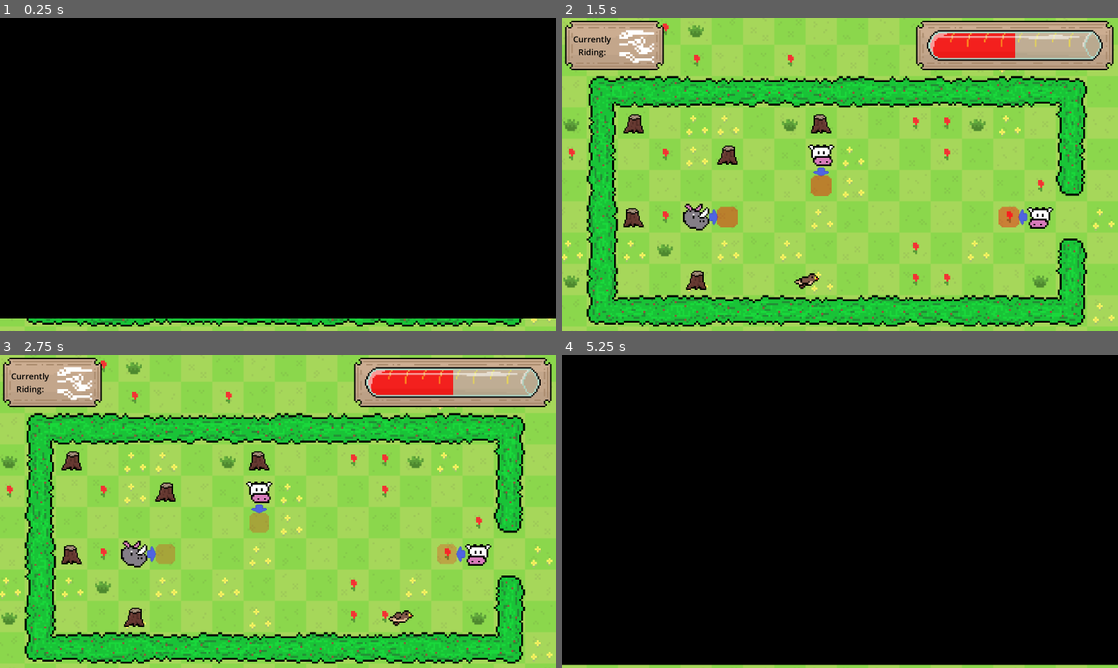
Above: before the commit, frames 1-4 (two rows, left to right).
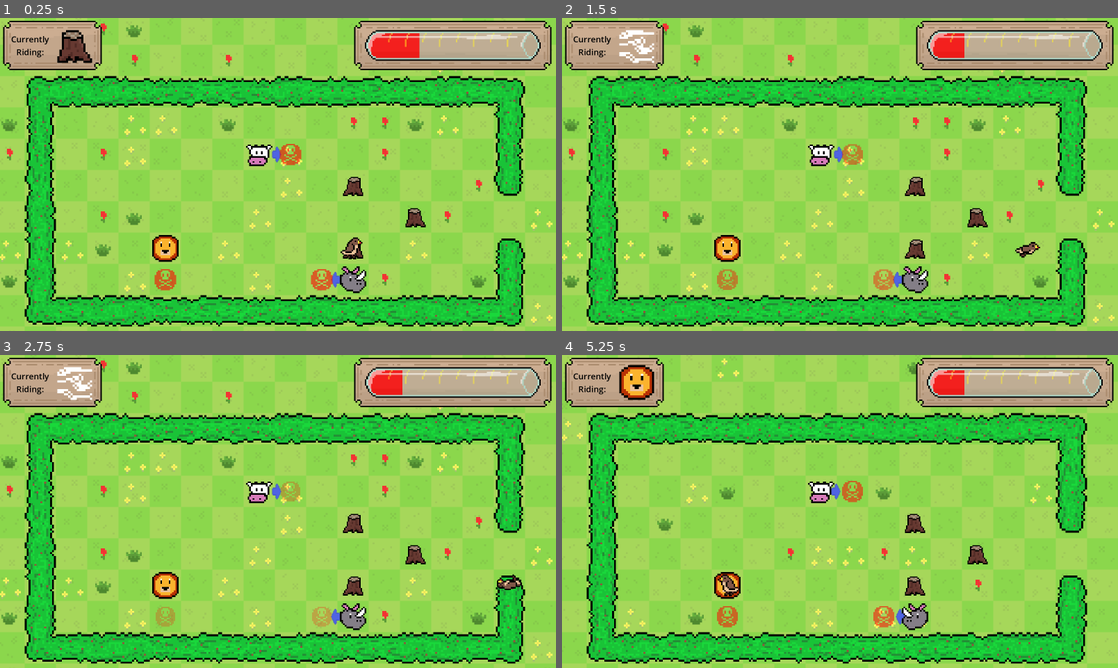
Above: after the commit, the same moments.

Repository: micah-wehrle/gwj67-oxpecker
Game: Godot game, scene res://scenes/world.tscn
Same seed, same stepped clock (60 frames per second), same inputs: the game is played once before the commit and once after it.
Inputs (mouse positions are in pixels of both pictures, inside the frame that each line leads up to):
- Up to frame 1 (0.25 s): no input
- Up to frame 2 (1.5 s): move the mouse to (962, 158) at 0.52 s; hold Right (Right) 0.53-1.28 s; click (962, 158) at 0.6 s; move the mouse to (728, 190) at 1.27 s; hold Down (Down) from 1.28 s (still down); tap Space (Spacebar) at 1.35 s
- Up to frame 3 (2.75 s): move the mouse to (333, 442) at 2.02 s; release Down (Down) at 2.03 s; hold Right (Right) from 2.03 s (still down); click (333, 442) at 2.1 s
- Up to frame 4 (5.25 s): move the mouse to (812, 574) at 2.77 s; release Right (Right) at 2.78 s; hold W (Up) 2.78-3.53 s; tap Space (Spacebar) at 2.85, 4.35 s; move the mouse to (1006, 558) at 3.52 s; hold A (Left) 3.53-5.03 s; click (1006, 558) at 3.6 s; move the mouse to (673, 464) at 4.27 s; move the mouse to (867, 511) at 5.02 s; hold Down (Down) from 5.03 s (still down); click (867, 511) at 5.1 s

The runs differ from the first frame. In frame 1, 93% of the frame differs, in the area x 0-100%, y 0-96%; in frame 2, 5.1%; in frame 3, 4.9%; in frame 4, 96%, in the area x 0-100%, y 0-100%.

Commit message:
Nearing completion hopefully

Diff:
--- a/scenes/animal.tscn
+++ b/scenes/animal.tscn
@@ -1,7 +1,8 @@
-[gd_scene load_steps=3 format=3 uid="uid://ne4q7ef0brwl"]
+[gd_scene load_steps=4 format=3 uid="uid://ne4q7ef0brwl"]
 
 [ext_resource type="Script" path="res://scripts/Animal.gd" id="1_weynm"]
 [ext_resource type="Texture2D" uid="uid://dbkwovu3xh84d" path="res://res/arrow_and_warning1.png" id="2_wxj3o"]
+[ext_resource type="Script" path="res://scripts/Danger Space.gd" id="3_tiroq"]
 
 [node name="Animal" type="Node2D"]
 script = ExtResource("1_weynm")
@@ -29,6 +30,7 @@
 hframes = 2
 vframes = 2
 frame = 2
+script = ExtResource("3_tiroq")
 
 [node name="Dir Arrow Shadow" type="Sprite2D" parent="Sprites/Dir Arrow"]
 visible = false
--- a/scenes/bird_sprite.tscn
+++ b/scenes/bird_sprite.tscn
@@ -81,7 +81,7 @@
 texture_filter = 1
 scale = Vector2(11.25, 11.25)
 texture = ExtResource("1_dsga1")
-hframes = 7
+hframes = 8
 script = ExtResource("2_tmlht")
 
 [node name="AnimationPlayer" type="AnimationPlayer" parent="."]
--- a/scenes/world.tscn
+++ b/scenes/world.tscn
@@ -7,6 +7,7 @@
 [ext_resource type="PackedScene" uid="uid://uex46dpftd8v" path="res://scenes/bird_sprite.tscn" id="3_ubdla"]
 [ext_resource type="Script" path="res://scripts/CanvasLayer.gd" id="4_axjsh"]
 [ext_resource type="Texture2D" uid="uid://ca7htac5qawpk" path="res://res/vial1/vial blood.png" id="4_yvomo"]
+[ext_resource type="Script" path="res://scripts/Camera.gd" id="5_7rvcl"]
 [ext_resource type="Script" path="res://scripts/Blood Bar.gd" id="5_ewaen"]
 [ext_resource type="Texture2D" uid="uid://bumw2tkn5qi1m" path="res://res/vial1/top vial.png" id="5_flmvg"]
 [ext_resource type="Texture2D" uid="uid://bp1kn4kipg4tc" path="res://res/ui_border2.png" id="9_7ed02"]
@@ -48,13 +49,17 @@
 unique_name_in_owner = true
 
 [node name="Camera2D" type="Camera2D" parent="."]
-skew = 0.0174533
+unique_name_in_owner = true
+ignore_rotation = false
 zoom = Vector2(0.9, 0.9)
+script = ExtResource("5_7rvcl")
 
 [node name="CanvasLayer" type="CanvasLayer" parent="."]
+unique_name_in_owner = true
 script = ExtResource("4_axjsh")
 
 [node name="Main Frame" type="Control" parent="CanvasLayer"]
+unique_name_in_owner = true
 layout_mode = 3
 anchors_preset = 15
 anchor_right = 1.0
@@ -125,7 +130,7 @@
 grow_horizontal = 2
 grow_vertical = 2
 
-[node name="Sprite2D" type="Sprite2D" parent="CanvasLayer/Main Frame/Blood Bar/Control"]
+[node name="Background Panel" type="Sprite2D" parent="CanvasLayer/Main Frame/Blood Bar/Control"]
 texture_filter = 1
 scale = Vector2(4.44, 4.44)
 texture = ExtResource("9_7ed02")
@@ -164,6 +169,7 @@
 texture = ExtResource("11_bs8us")
 
 [node name="Riding Frame" type="ReferenceRect" parent="CanvasLayer/Main Frame"]
+unique_name_in_owner = true
 layout_mode = 0
 offset_right = 302.0
 offset_bottom = 158.0
@@ -260,17 +266,50 @@
 scale = Vector2(4.44, 4.44)
 texture = ExtResource("10_b3okw")
 
+[node name="Game Over Text" type="ReferenceRect" parent="CanvasLayer/Main Frame"]
+unique_name_in_owner = true
+visible = false
+layout_mode = 1
+anchors_preset = 5
+anchor_left = 0.5
+anchor_right = 0.5
+offset_left = -800.5
+offset_right = 800.5
+offset_bottom = 154.0
+grow_horizontal = 2
+
+[node name="Label" type="Label" parent="CanvasLayer/Main Frame/Game Over Text"]
+layout_mode = 1
+anchors_preset = 8
+anchor_left = 0.5
+anchor_top = 0.5
+anchor_right = 0.5
+anchor_bottom = 0.5
+offset_left = -86.0
+offset_top = -13.0
+offset_right = 86.0
+offset_bottom = 13.0
+grow_horizontal = 2
+grow_vertical = 2
+theme_override_font_sizes/font_size = 100
+text = "Thank you for playing!"
+horizontal_alignment = 1
+vertical_alignment = 1
+
 [node name="Screen Cover" type="ProgressBar" parent="CanvasLayer"]
 unique_name_in_owner = true
+visible = false
 z_index = 100
 anchors_preset = 15
 anchor_right = 1.0
 anchor_bottom = 1.0
 grow_horizontal = 2
 grow_vertical = 2
+size_flags_horizontal = 4
+size_flags_vertical = 4
 theme_override_styles/background = SubResource("StyleBoxFlat_ixoo0")
 theme_override_styles/fill = SubResource("StyleBoxFlat_50yh7")
-step = 1.0
+step = 0.1
 value = 100.0
-fill_mode = 2
+fill_mode = 3
 show_percentage = false
--- a/scripts/Animal.gd
+++ b/scripts/Animal.gd
@@ -15,6 +15,7 @@
 var fulfilling_single_action = false;
 var current_reaction;
 var reaction_start_time;
+var final_attack = false;
 
 var true_arrow_pos;
 var arrow_time = 0;
@@ -30,7 +31,11 @@
 var targ_dir = null;
 const ROT_SPEED = 500;
 
+# passed in by grid!
+var camera;
+
 signal reaction_state_changed;
+signal began_action_step;
 
 @onready var body_sprite = $"Sprites/Body Sprite" as Sprite2D;
 @onready var dir_arrow = $"Sprites/Dir Arrow" as Node2D;
@@ -61,12 +66,14 @@
 
 	var target_size_vec = Vector2(sprite_target_size, sprite_target_size);
 
-	blood_total = 20;
-	blood_per_peck = 5;
+	blood_total = 3;
+	blood_per_peck = 1;
 
 	var tex;
 	var sprite_scale_mult = 0.85;
 	match(type):
+		"bird":
+			tex = "res://res/bird1.png";
 		"cow":
 			tex = "res://res/cow1.png"; # should pre-load for reuse?
 		"deer":
@@ -95,6 +102,7 @@
 		"turtle":
 			tex = "res://res/turtle1.png";
 			slow_af = true;
+			dangerous = false;
 
 
 	var texture = load(tex) as CompressedTexture2D;
@@ -132,9 +140,13 @@
 
 			# If we still have actions in the queue
 			if action_queue.size() != 0:
+				targ_move_pos = null;
+				start_move_pos = null;
+				true_move_pos = null;
 				current_reaction = action_queue.pop_front();
 				reaction_start_time = Time.get_ticks_msec();
 				fulfilling_single_action = true;
+				began_action_step.emit();
 			else:
 				change_reaction_state(false);
 
@@ -148,7 +160,7 @@
 					true_move_pos = position;
 					var temp_global = global_position;
 
-					var facing_to_use = facing_dir if current_reaction["value"] == -1 else current_reaction["value"];
+					var facing_to_use = facing_dir if !current_reaction.has("direction") else current_reaction["direction"];
 
 					if facing_to_use == 1 or facing_to_use == 3:
 						var offset = (facing_to_use-2) * (sprite_target_size + tile_spacing);
@@ -162,74 +174,85 @@
 					var hit_animal = grid.is_pos_animal(temp_global)
 					var hit_wall = grid.is_pos_wall(temp_global)
 
-					if hit_animal or hit_wall:
-
-						# TODO add run into effect!
-						#targ_move_pos = null;
+					#print(hit_animal.type if hit_animal else '');
+
+					if (hit_animal or hit_wall) and current_reaction["action"] != "bump":
+
 						if current_reaction["action"] == "move":
 							action_queue = [{
 								"action": "bump",
-								"value": 2
+								"direction": facing_to_use,
+								"bump halfway": false
 							}];
 						elif current_reaction["action"] == "charge":
 							if hit_animal and hit_animal.pushable and bully:
 								action_queue.push_front({
 									"action": "bump",
-									"value": 2,
-									"bullied animal": hit_animal
+									"bullied animal": hit_animal,
+									"direction": facing_to_use,
+									"bump halfway": false
 								})
 							else:
 								action_queue.push_front({
 									"action": "bump",
-									"value": 2,
+									"direction": facing_to_use,
+									"bump halfway": false
 								})
 						elif current_reaction["action"] == "muscle":
 							if hit_animal:
 								if hit_animal.pushable and bully:
 									action_queue.push_front({
 										"action": "bump",
-										"value": 2,
-										"bullied animal": hit_animal
+										"bullied animal": hit_animal,
+										"direction": facing_to_use,
+										"bump halfway": false
 									})
 								elif !hit_animal.pushable and strongman and hit_animal.destory_on_muscle:
 									action_queue.push_front({ # make this an overwrite?
 										"action": "bump",
-										"value": 2,
 										"bullied animal": hit_animal,
-										"destory animal": true
+										"destory animal": true,
+										"direction": facing_to_use,
+										"bump halfway": false
 									})
 							else:
 								action_queue.push_front({
 									"action": "bump",
-									"value": 2,
+									"direction": facing_to_use,
 								})
+
 						fulfilling_single_action = false;
 
 				if fulfilling_single_action:
-					var slow_offset = 1 if !("slow" in current_reaction) else 0.01;
+					var slow_offset = 1 if !(current_reaction.has("slow")) else 0.01;
 					true_move_pos = true_move_pos.move_toward(targ_move_pos, MOVE_SPEED * delta * slow_offset);
 					var hop_progress = (true_move_pos.distance_to(targ_move_pos) / start_move_pos.distance_to(targ_move_pos));
 					var temp_scale = sin(PI * hop_progress)
-					scale = Vector2(1 + temp_scale * 0.15 * slow_offset, 1 + temp_scale * 0.15 * slow_offset);
+					if !current_reaction.has("no height"):
+						scale = Vector2(1 + temp_scale * 0.15 * slow_offset, 1 + temp_scale * 0.15 * slow_offset);
 
 					if current_reaction["action"] == "move":
 						position = true_move_pos + Vector2(0,-temp_scale*sprite_target_size*0.2 * slow_offset);
 					else:
-						if hop_progress <= 0.5 and current_reaction["value"] == 2:
-							if bully and "bullied animal" in current_reaction:
+						if hop_progress <= 0.5 and current_reaction["action"] == "bump" and current_reaction["bump halfway"] == false:
+
+							if bully and current_reaction.has("bullied animal"):
 								if "destory animal" in current_reaction:
 									current_reaction["bullied animal"].queue_free();
 								else:
 									current_reaction["bullied animal"].independant_react([{
 										"action": "move",
-										"value": facing_dir
+										"direction": facing_dir
 									}]);
-							current_reaction["value"] = 3;
+							current_reaction["bump halfway"] = true;
 							var temp = targ_move_pos;
 							targ_move_pos = start_move_pos;
 							start_move_pos = temp;
 
-						position = true_move_pos + Vector2(0,-temp_scale*sprite_target_size*0.2);
+						if !current_reaction.has("no height"):
+							position = true_move_pos + Vector2(0,-temp_scale*sprite_target_size*0.2);
+						else:
+							position = true_move_pos;
 
 					if true_move_pos == targ_move_pos:
 						position = true_move_pos;
@@ -271,9 +294,45 @@
 				if Time.get_ticks_msec() - reaction_start_time >= current_reaction["value"]:
 					fulfilling_single_action = false;
 
+			elif current_reaction["action"] == "hop":
+				var slow_offset = 1 if !slow_af else 20;
+				var hop_len = 250.0;
+				if Time.get_ticks_msec() <= reaction_start_time + hop_len:
+					if !start_move_pos:
+						start_move_pos = position;
+					var time_left = reaction_start_time + hop_len - Time.get_ticks_msec();
+					var progress = 1 - time_left / hop_len;
+					scale = Vector2(1,1) * (1 + sin(progress * PI)*0.35);
+					position.y = start_move_pos.y - sin(progress * PI) * sprite_target_size * 0.2;
+				else:
+					position = start_move_pos;
+					scale = Vector2(1,1);
+					fulfilling_single_action = false;
+
+					if current_reaction.has("loop") and current_reaction.has("delay"):
+						action_queue.push_front(current_reaction);
+						action_queue.push_front({
+							"action": "wait",
+							"value": randi_range(500,1500) * slow_offset
+						})
+
 			elif current_reaction["action"] == "roar":
-				grid.give_queue_to_all_animals(null, self);
-				fulfilling_single_action = false;
+				if Time.get_ticks_msec() < reaction_start_time + 500 and !camera.shake:
+					camera.do_shake(true);
+				elif Time.get_ticks_msec() > reaction_start_time + 500:
+					camera.do_shake(false);
+					grid.give_queue_to_all_animals([{
+						"action": "wait",
+						"value": 100
+					}, {
+						"action": "hop",
+						"value": -1
+					}, {
+						"action": "wait",
+						"value": 250
+					}], self);
+					grid.give_queue_to_all_animals(null, self);
+					fulfilling_single_action = false;
 				pass;
 			pass;
 		pass;
@@ -306,6 +365,9 @@
 	change_reaction_state(true);
 
 func build_own_queue():
+	if type == "stump":
+		return;
+
 	match(type):
 		"cow":
 			move(1);
@@ -327,11 +389,13 @@
 			});
 
 
-func independant_react(queue_entry:Array):
+func independant_react(queue_entry:Array, override_stump = false):
+	if type == "stump" and !override_stump:
+		return;
 	for action in queue_entry:
 		action_queue.push_back(action);
 
-	change_reaction_state(true);
+	change_reaction_state(true, override_stump);
 
 func move(amt):
 	for i in amt:
@@ -357,7 +421,11 @@
 		"value": -1
 	});
 
-func change_reaction_state(state):
+func change_reaction_state(state, override_stump = false):
+	if type == "stump" and !override_stump:
+		return;
+	if !state:
+		reaction_start_time = null;
 	reacting_to_event = state;
 	reaction_state_changed.emit(animal_id, state);
 	danger_sprite.self_modulate.a = 0;
@@ -384,3 +452,20 @@
 		output_pos.x -= offset;
 
 	return grid.calc_grid_pos(output_pos);
+
+func stop_everything():
+	reacting_to_event = false;
+	fulfilling_single_action = false;
+	action_queue = [];
+
+	if final_attack:
+		action_queue = [{
+			"action": "bump",
+			"bump halfway": false,
+			"no height": true
+		}];
+		reacting_to_event = true;
+
+func do_final_attack():
+	final_attack = true;
+	pass;
--- a/scripts/Bird.gd
+++ b/scripts/Bird.gd
@@ -15,6 +15,9 @@
 var flying = false;
 var flying_dir = 0;
 var target_pos;
+var dead = false;
+var flip_rate = 500.0;
+var end_pos = null;
 
 var current_animal;
 
@@ -40,12 +43,22 @@
 		if wind_indicator.self_modulate.a > 0:
 			wind_indicator.self_modulate.a -= delta * indicator_fade_rate;
 
+	if dead:
+		var deg = bird_sprite.rotation_degrees
+		var progress = 1 - (deg / 180.0);
+		bird_sprite.rotation_degrees = move_toward(deg, 180, delta * flip_rate);
+		bird_sprite.position.y = -sin(PI * progress) * grid.tile_size * 0.5;
+
+		if bird_sprite.rotation_degrees == 180:
+			dead = false;
+			grid.fade_out();
 
 	if !can_move:    ####################################################
 		return;
 
 	if !flying:
 		if get_dir_input():
+			blood_bar.add_blood(-1);
 			begin_flight(get_dir_input());
 		elif Input.is_action_just_pressed("Spacebar"):
 			if current_animal:
@@ -55,7 +68,11 @@
 		position.x = move_toward(position.x, target_pos.x, FLY_SPEED * delta);
 		position.y = move_toward(position.y, target_pos.y, FLY_SPEED * delta);
 
-		if position.distance_to(target_pos) < 0.000001:
+
+		if end_pos and global_position.distance_to(end_pos) < 10:
+			game_over();
+
+		elif position == target_pos:
 			position = target_pos;
 
 			current_animal = tile_on_beast();
@@ -64,6 +81,7 @@
 			elif current_animal:
 				stop_flying();
 				reparent(current_animal);
+				current_animal.connect("began_action_step", _riding_animal_began_action_step);
 				update_riding_texture();
 			else: # keep flying!
 				begin_flight(flying_dir);
@@ -96,8 +114,29 @@
 	var tile_space = (grid.tile_size + grid.tile_spacing);
 	target_pos = position + get_dir_vector(flying_dir) * tile_space;
 
-	current_animal = null;
+	if current_animal:
+		current_animal.disconnect("began_action_step", _riding_animal_began_action_step);
+		current_animal = null;
 	update_riding_texture();
+
+	if !end_pos and blood_bar.get_blood() == 0:
+		end_pos = find_global_ending_pos();
+
+
+func find_global_ending_pos():
+	var check_pos = global_position;
+	var start_pos = check_pos;
+	var tile_space = (grid.tile_size + grid.tile_spacing);
+	var fly_vec = get_dir_vector(flying_dir) * tile_space;
+	var steps = 0;
+	while steps <= 20:
+		check_pos += fly_vec;
+		if grid.is_pos_wall(check_pos, true) or grid.is_pos_dangerous(check_pos) or grid.is_pos_animal(check_pos):
+			return start_pos + (check_pos - start_pos) / 2;
+
+		steps += 1;
+
+	return start_pos + fly_vec;
 
 func stop_flying():
 	bird_sprite.animate("resting");
@@ -141,7 +180,9 @@
 
 	if grid_pos.x < 0 or grid_pos.y < 0 or (grid_pos.x >= grid.grid_width and grid_pos.y != grid.exit_height) or grid_pos.y >= grid.grid_height:
 		return true;
-	elif grid.is_pos_dangerous(grid_pos):
+	var danger_animal = grid.is_pos_dangerous(grid_pos)
+	if danger_animal:
+		danger_animal.do_final_attack();
 		return true;
 	elif grid_pos.x >= grid.grid_width + 2 and grid_pos.y == grid.exit_height:
 		persist.current_level += 1;
@@ -157,12 +198,17 @@
 	else:
 		pass; #handle no blood left?
 
-func _animal_acting_state_changed(state):
-
-	if state:
+func _animal_acting_state_changed(is_acting):
+	if is_acting:
 		can_move = false
 	else:
 		can_move = true;
+
+func _riding_animal_began_action_step():
+	# just called to check for being in a dangrous square
+	if tile_is_dangerous():
+		game_over();
+		pass;
 
 func update_riding_texture():
 	if current_animal:
@@ -171,5 +217,10 @@
 
 func game_over():
 	can_move = false;
-	$"../..".fade_out();
-	pass;
+	grid.stop_processes();
+	bird_sprite.animation_player.stop();
+	die();
+
+func die():
+	bird_sprite.frame = 7;
+	dead = true;
--- a/scripts/Blood Bar.gd
+++ b/scripts/Blood Bar.gd
@@ -2,18 +2,30 @@
 
 var target_blood = 0.0;
 var cur_blood = 0.0;
-const MAX_BLOOD = 100.0;
+const MAX_BLOOD = 10.0;
 
 var bar_velocity = 0.0;
+
+var blood_adjustment_mult = 10.0;
 
 const STIFFNESS = 0.4;
 const DAMPING = 0.9;
 
-@onready var bar = $"Sub box/Blood Progress" as TextureProgressBar;
+var setup_blood_on_ready = false;
+
+@onready var bar = $"Blood Frame/TextureProgressBar" as TextureProgressBar;
+
+func init_bar(cur_blood):
+	self.cur_blood = cur_blood;
+	target_blood = cur_blood;
+	if !bar:
+		setup_blood_on_ready = true;
+	else:
+		bar.value = target_blood * blood_adjustment_mult;
 
 func _ready():
-	pass # Replace with function body.
-
+	if setup_blood_on_ready:
+		bar.value = target_blood * blood_adjustment_mult;
 
 # Called every frame. 'delta' is the elapsed time since the previous frame.
 func _process(delta):
@@ -21,12 +33,16 @@
 		adjust_bar(delta);
 	pass
 
+
 func add_blood(val):
 	target_blood = clamp(target_blood + val, 0, MAX_BLOOD);
 
+func get_blood():
+	return target_blood;
+
 func adjust_bar(delta):
 	if abs(cur_blood - target_blood) < 0.5 and abs(bar_velocity) < 0.2:
-		bar.value = target_blood;
+		bar.value = target_blood * blood_adjustment_mult;
 		cur_blood = target_blood;
 		bar_velocity = 0;
 		return;
@@ -39,4 +55,4 @@
 	bar_velocity += force * delta;
 	cur_blood += bar_velocity;
 
-	bar.value = cur_blood;
+	bar.value = cur_blood * blood_adjustment_mult;
--- /dev/null
+++ b/scripts/Camera.gd
@@ -0,0 +1,33 @@
+extends Camera2D
+
+@onready var default_pos = offset;
+@onready var default_rot = rotation_degrees;
+@onready var default_zoom = zoom;
+
+var pos_offset = 5;
+var rot_offset = 2;
+var zoom_offset = 0.01;
+
+var shake = false;
+
+
+# Called when the node enters the scene tree for the first time.
+func _ready():
+	pass # Replace with function body.
+
+
+# Called every frame. 'delta' is the elapsed time since the previous frame.
+func _process(delta):
+
+	if shake:
+		offset = default_pos + Vector2(randf_range(-pos_offset, pos_offset), randf_range(-pos_offset, pos_offset));
+		rotation_degrees = default_rot + randf_range(-rot_offset, rot_offset);
+		zoom = default_zoom +  Vector2(1,1) * randf_range(-zoom_offset, zoom_offset);
+
+func do_shake(shake):
+	self.shake = shake;
+
+	if !shake:
+		offset = default_pos;
+		rotation_degrees = default_rot;
+		zoom = default_zoom;
--- a/scripts/CanvasLayer.gd
+++ b/scripts/CanvasLayer.gd
@@ -10,3 +10,8 @@
 # Called every frame. 'delta' is the elapsed time since the previous frame.
 func _process(delta):
 	pass
+
+func hide_header():
+	%"Blood Bar".visible = false;
+	%"Riding Frame".visible = false;
+	%"Game Over Text".visible = true;
--- /dev/null
+++ b/scripts/Danger Space.gd
@@ -0,0 +1,5 @@
+extends Sprite2D
+
+func _process(delta):
+	global_rotation = 0;
+	pass
--- a/scripts/Grid.gd
+++ b/scripts/Grid.gd
@@ -18,6 +18,9 @@
 @onready var grid_parent = %"Grid Parent";
 @onready var animals_parent = %"Animals Parent";
 @onready var extra_sprite_parent = %"Extra Sprite Parent"
+@onready var camera = %Camera2D
+@onready var bird = $Bird
+@onready var blood_bar = %"Blood Bar"
 
 @onready var animal_scene = preload("res://scenes/animal.tscn");
 
@@ -27,6 +30,7 @@
 var are_any_animals_acting = false;
 
 var bird_start_pos;
+var blood_start = 10;
 
 
 
@@ -85,7 +89,7 @@
 
 			tile.position = Vector2((tile_size + tile_spacing) * x, (tile_size + tile_spacing) * y);
 
-			if tile.get_child(0):
+			if tile.get_children().size() > 0:
 				for xtra in extra_sprite_parent.get_children():
 					if xtra.global_position.distance_to(tile.global_position) < tile_size:
 						tile.get_child(0).queue_free();
@@ -151,6 +155,7 @@
 
 	animals_parent.add_child(animal);
 	animal.grid = self;
+	animal.camera = camera;
 	animal.init(animal_id_counter, type, tile_size, tile_spacing, pos * (tile_size + tile_spacing), dir, self);
 	acting_animal_list.push_back(false);
 	animal_id_counter += 1;
@@ -163,18 +168,21 @@
 			return animal;
 	return null;
 
-func is_pos_wall(pos):
+func is_pos_wall(pos, ignore_exit_height = false):
 	var gpos = calc_grid_pos(pos);
-	if gpos.x < 0 or gpos.y < 0 or (gpos.x >= grid_width and gpos.y != exit_height) or gpos.y >= grid_height:
-		return true;
+	if ignore_exit_height:
+		if gpos.x < 0 or gpos.y < 0 or gpos.x >= grid_width or gpos.y >= grid_height:
+			return true;
+	else:
+		if gpos.x < 0 or gpos.y < 0 or (gpos.x >= grid_width and gpos.y != exit_height) or gpos.y >= grid_height:
+			return true;
 	return false;
 
 func is_pos_dangerous(pos):
 	for animal in animals_parent.get_children():
 		if animal.dangerous and pos == animal.get_attack_grid_pos():
-			return true;
-	return false;
-	pass;
+			return animal;
+	return null;
 
 func calc_grid_pos(pos):
 	return round( (pos - global_position) / (tile_size + tile_spacing) );
@@ -224,18 +232,43 @@
 	sprite.rotation_degrees = rot;
 	pass;
 
-func bird_start(x, y):
-	make_animal("stump", Vector2(x, y), 1);
+func stop_processes():
+	for animal in animals_parent.get_children():
+		animal.stop_everything();
+
+func fade_out():
+	$"..".fade_out();
+
+func setup_end_screen():
+	for animal in animals_parent.get_children():
+		animal.arrow_sprite.visible = false;
+		animal.danger_sprite.visible = false;
+		animal.independant_react([
+			{
+				"action": "hop",
+				"loop": true,
+				"delay": true,
+			}
+		], true);
+
+	bird.can_move = false;
+
+	%CanvasLayer.hide_header();
+
+func bird_start(x, y, make_stump = true):
+	if make_stump:
+		make_animal("stump", Vector2(x, y), 1);
 	bird_start_pos = global_position + Vector2(x, y) * (tile_size + tile_spacing);
 
-
+func setup_blood():
+	blood_bar.init_bar(blood_start * 1.0);
 
 func make_animals():
 
 	match persist.current_level:
 		0:
 			bird_start(1, 3);
-
+			blood_start = 7; # 5 steps 0 pecks
 			# short arrow
 			#add_sprite("arrow1", Vector2(3, 3));
 			#add_sprite("arrow2", Vector2(4, 3));
@@ -269,6 +302,7 @@
 
 		1:
 			bird_start(3, 2);
+			blood_start = 8; # 6 steps, 0 pecks
 
 			make_animal("cow", Vector2(6, 1), 3);
 			make_animal("stump", Vector2(3, 4), 1);
@@ -285,6 +319,8 @@
 
 		2:
 			exit_height = 3;
+			blood_start = 3; # 4 steps, 4 pecks
+
 			bird_start(2, 1);
 
 			make_animal("stump", Vector2(2, 3), 1);
@@ -296,6 +332,8 @@
 
 		3:
 			exit_height = 3;
+			blood_start = 2; # mostly pecking
+
 			bird_start(2,2);
 
 			make_animal("cow", Vector2(2, 4), 2);
@@ -329,6 +367,7 @@
 
 		4:
 			exit_height = 3;
+			blood_start = 8; #just trust me, we wrote it out bro
 
 			# maybe shift everything 3 tiles to the right
 			bird_start(2,5);
@@ -342,15 +381,41 @@
 			make_animal("stump", Vector2(0, 3), 1);
 			make_animal("stump", Vector2(3, 1), 1);
 
-
-
-
-			#make_animal("", Vector2(, ), );
-
-
-
-		_: # default
-			bird_start(6,2);
+		5:
+			exit_height = 3;
+			blood_start = 3;
+
+			bird_start(9,4);
+
+			make_animal("lion", Vector2(3,4), 3);
+			#make_animal("stump", Vector2(4,4), 3);
+
+			make_animal("cow", Vector2(6,1), 2);
+
+			make_animal("stump", Vector2(9,2), 1);
+
+			make_animal("stump", Vector2(11,3), 1);
+
+			make_animal("rhino", Vector2(9,5), 4);
+
+			#make_animal("cow", Vector2(1, 0), 1);
+			#make_animal("cow", Vector2(0, 1), 4);
+
+
+		_: # default - game end!
+			exit_height = 100
+			bird_start(1000,1000, false);
+			make_animal("bird", Vector2(6,2), 1);
+
+			make_animal("gorilla", Vector2(3,1), 2);
+			make_animal("rhino", Vector2(1,2), 2);
+			make_animal("stump", Vector2(8,1), 1);
+			make_animal("cow", Vector2(4,3), 3);
+			make_animal("turtle", Vector2(12,3), 3);
+			make_animal("lion", Vector2(7,4), 3);
+			make_animal("deer", Vector2(10,2), 3);
+
+			setup_end_screen();
 
 
 
@@ -375,3 +440,5 @@
 			#make_animal("lion", Vector2(1,3), 3);
 
 			#make_animal("deer", Vector2(10,2), 3);
+
+	setup_blood();
--- a/scripts/Persist.gd
+++ b/scripts/Persist.gd
@@ -2,4 +2,4 @@
 
 var show_blood = true;
 
-var current_level = 4;
+var current_level = 5;
--- a/scripts/world.gd
+++ b/scripts/world.gd
@@ -3,24 +3,31 @@
 @onready var screen_cover = %"Screen Cover"
 
 var cover_val = 100;
-var move_rate = 12;
+var start_rate = 5;
+var accel = 1.09;
+var move_rate = start_rate;
+var fade_in = true;
 var do_fade_out = false;
 
 func _process(delta):
-	if screen_cover.value > 0:
-		cover_val -= delta * move_rate;
-		move_rate *= 1.04;
-		screen_cover.value = cover_val;
+	if fade_in:
+		if screen_cover.value > 0:
+			cover_val -= delta * move_rate;
+			move_rate *= accel;
+			screen_cover.value = cover_val;
+		else:
+			fade_in = false;
+			screen_cover.fill_mode = ProgressBar.FILL_TOP_TO_BOTTOM;
 
 	if do_fade_out:
 		cover_val += delta * move_rate;
-		move_rate *= 1.04;
+		move_rate *= accel;
 		screen_cover.value = cover_val;
 
 		if cover_val >= 100:
-			get_tree().change_scene_to_file("res://scenes/world.tscn");
+			get_tree().reload_current_scene();
 
 func fade_out():
 	do_fade_out = true;
-	move_rate = 12;
+	move_rate = start_rate;
 	cover_val = 0;
Not shown, added: export_presets.cfg
Binary file changed: res/arrow_and_warning1.png
Binary file changed: res/oxpecker1-Sheet.png
Not shown: 1 places in scenes/world.tscn that only renumber resources
Not shown, changed: res/.DS_Store
